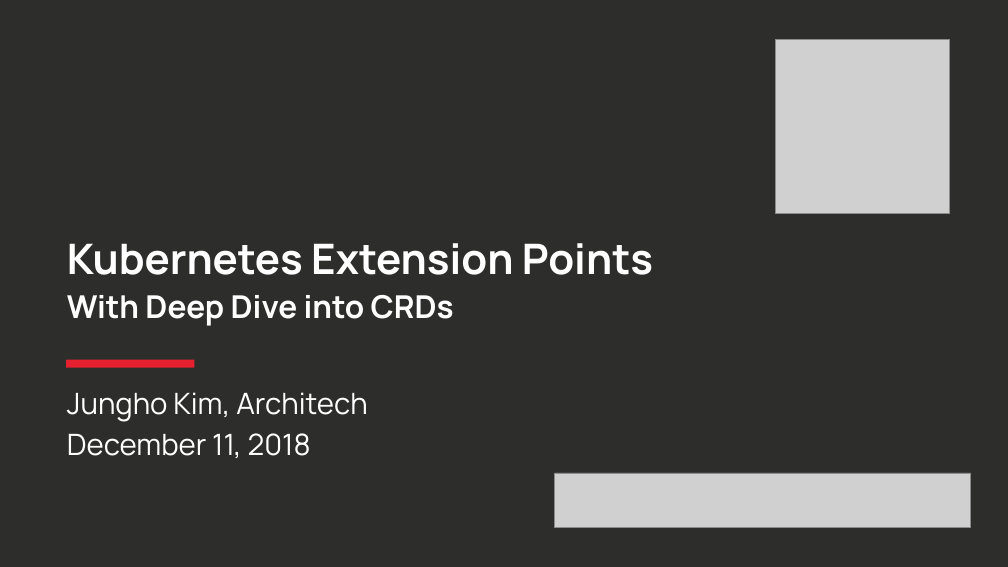
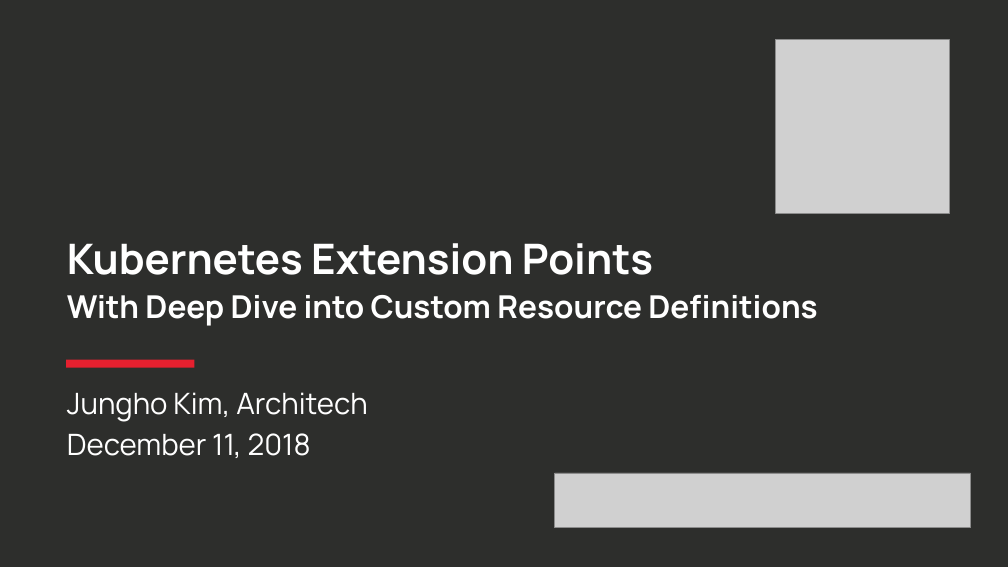
Before and after one commit to jungho/k8s-crds, a slide deck: slide 1 of Genetec ConnectDev Kubernetes Extenstion Points 20181206.pptx. Drawn at 1008x567 pixels with LibreOffice and Linux fonts; fonts in the diff are those of the drawing; grey boxes stand for pictures; background and template pictures are left out. Boxes give left, top, right and bottom in pixels: in the first picture for what was removed or moved away, otherwise in the second. Text is boxed around its words. In the diff, an @@ line names an element or a change of style, - is before the commit and + after.

Commit message:
kubebuilder, operator sdk slides

```diff
--- a/Genetec ConnectDev Kubernetes Extenstion Points 20181206.pptx
+++ b/Genetec ConnectDev Kubernetes Extenstion Points 20181206.pptx
@@ title at box(67, 243, 817, 326): text changed; size 40 to 30 pt @@
-Kubernetes Extension Points
-With Deep Dive into CRDs
+Kubernetes Extension Points
+With Deep Dive into Custom Resource Definitions
```
